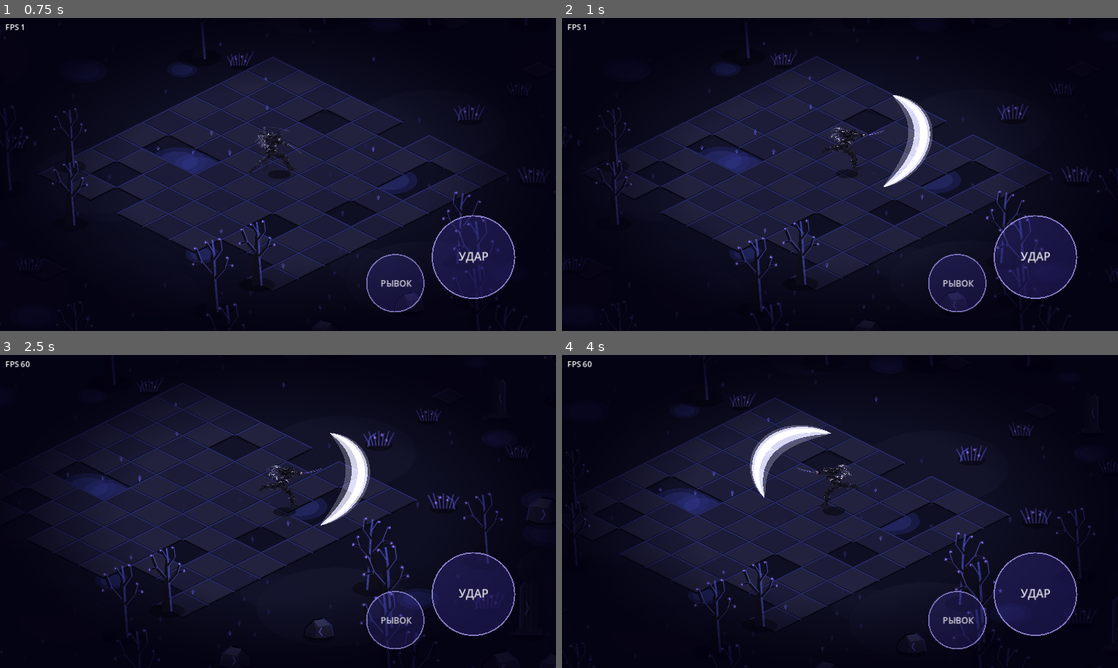
Above: before the commit, frames 1-4 (two rows, left to right).
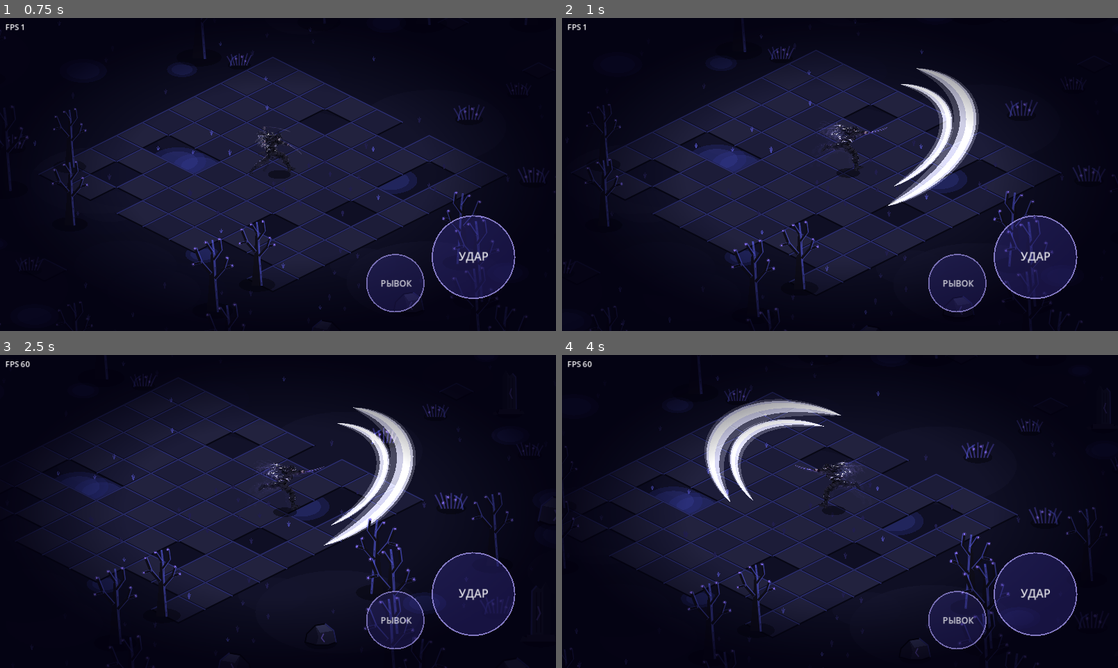
Above: after the commit, the same moments.

Repository: Masuku4129/Game
Game: Godot game, scene res://main.tscn
Two runs of this game, one before a commit and one after it. Both use one fixed random seed, a clock stepped at 60 frames per second and the inputs below.
Inputs (mouse positions are in pixels of both pictures, inside the frame that each line leads up to):
- Up to frame 1 (0.75 s): tap Enter at 0.5 s; move the mouse to (400, 158) at 0.52 s; hold D from 0.53 s (still down); tap J at 0.6 s; click (400, 158) at 0.67 s
- Up to frame 2 (1 s): keep holding D
- Up to frame 3 (2.5 s): release D at 1.25 s; drag from (166, 527) to (250, 574) at 1.27 s; move the mouse to (333, 442) at 2.02 s; hold D from 2.03 s (still down); tap J at 2.1 s
- Up to frame 4 (4 s): release D at 2.75 s; drag from (812, 574) to (673, 464) at 2.77 s; move the mouse to (1006, 558) at 3.52 s; hold A from 3.53 s (still down); tap J at 3.6 s

Frame 1 is identical in both runs. In frame 2, 11% of the frame differs, in the area x 0-100%, y 1-100%; in frame 3, 11%; in frame 4, 11%.

Commit message:
Wilds: огромные белые шлейфы, вихрь на третьем ударе, остаточные силуэты, наезд камеры
Co-Authored-By: Claude Sonnet 5.5 <noreply@anthropic.com>
Claude-Session: https://claude.ai/code/session_01XvKRdjkTEqndhwRATULBKN

Diff:
--- a/wilds/main.gd
+++ b/wilds/main.gd
@@ -167,8 +167,9 @@
 	asheet.save_png(dir + "/attack_sheet.png")
 
 	# полумесяцы: три удара x три вида
-	var fw := 420
-	var fh := 300
+	cam.zoom = Vector2(0.8, 0.8)
+	var fw := 640
+	var fh := 440
 	var fxs := Image.create(fw * 3, fh * 3, false, Image.FORMAT_RGBA8)
 	var vs := [0, 2, 6]
 	for r in 3:
@@ -183,6 +184,6 @@
 			await RenderingServer.frame_post_draw
 			var im3 := get_viewport().get_texture().get_image()
 			im3.convert(Image.FORMAT_RGBA8)
-			fxs.blit_rect(im3, Rect2i(im3.get_width() / 2 - fw / 2, im3.get_height() / 2 - 230, fw, fh), Vector2i(c * fw, r * fh))
+			fxs.blit_rect(im3, Rect2i(im3.get_width() / 2 - fw / 2, im3.get_height() / 2 - 300, fw, fh), Vector2i(c * fw, r * fh))
 	fxs.save_png(dir + "/slash_fx.png")
 	get_tree().quit()
--- a/wilds/player.gd
+++ b/wilds/player.gd
@@ -43,6 +43,8 @@
 var _hit_done := false
 var _hold := 0.0               # остановка кадра в момент удара
 var _shake := 0.0
+var _punch := 0.0
+var _ghost_t := 0.0
 var _dash_dir := Vector2.RIGHT
 var _spr: Sprite2D
 var _tex := {}
@@ -116,6 +118,9 @@
 	if cam:
 		_shake = move_toward(_shake, 0.0, delta * 60.0)
 		cam.offset = Vector2(randf_range(-1.0, 1.0), randf_range(-1.0, 1.0)) * _shake
+		if not debug:
+			_punch = move_toward(_punch, 0.0, delta * 4.0)
+			cam.zoom = Vector2.ONE * (1.0 + _punch * 0.07)
 	queue_redraw()
 
 
@@ -197,12 +202,17 @@
 	var key: Array = ATK.DATA[SECTORS[_sector][0]]["key"]
 	if f >= key[2] and f <= key[5]:
 		velocity = _aim_vec(_sector) * 300.0
+		_ghost_t -= delta
+		if _ghost_t <= 0.0:
+			_ghost_t = 0.035
+			_ghost()
 		move_and_slide()
 		_clamp_world()
 	if not _hit_done and f >= key[4]:
 		_hit_done = true
 		_hold = 0.07
-		_shake = 7.0
+		_shake = 9.0
+		_punch = 1.0
 	if not _vfx_done and f >= key[3]:
 		_vfx_done = true
 		_spawn_slash(_combo)
@@ -235,21 +245,53 @@
 		_moving = false
 
 
+func _fx(rx: float, ry: float, rot: float, a0: float, a1: float, wm: float, dl: float, hold: float, off: Vector2) -> void:
+	var s = preload("res://slash_fx.gd").new()
+	s.rx = rx
+	s.ry = ry
+	s.rot = rot
+	s.a0 = a0
+	s.a1 = a1
+	s.wmul = wm
+	s.delay = dl
+	s.hold = hold
+	s.position = off
+	add_child(s)
+
+
 func _spawn_slash(combo: int, hold := -1.0) -> void:
-	var s = preload("res://slash_fx.gd").new()
 	var th := _sector * PI / 4.0
-	var sgn := 1.0 if combo != 1 else -1.0
-	s.a0 = th - 1.5 * sgn
-	s.a1 = th + 1.5 * sgn
-	s.rot = [-0.35, 0.35, 0.0][combo] * (-1.0 if cos(th) < -0.1 else 1.0)
-	if combo == 2:
-		s.rx = 115.0
-		s.ry = 160.0
-		s.a0 = th - 1.4 * sgn - PI * 0.5
-		s.a1 = th + 0.9 * sgn - PI * 0.5
-	s.hold = hold
-	s.position = Vector2(cos(th) * 34.0, sin(th) * 24.0 - 70.0)
-	add_child(s)
+	var fl := -1.0 if cos(th) < -0.1 else 1.0
+	var fwd := Vector2(cos(th) * 40.0, sin(th) * 28.0 - 70.0)
+	var body := Vector2(0.0, -70.0)
+	match combo:
+		0:
+			_fx(240.0, 150.0, -0.35 * fl, th - 1.6, th + 1.6, 1.0, 0.0, hold, fwd)
+			_fx(190.0, 115.0, -0.35 * fl, th - 1.5, th + 1.5, 0.55, 0.03, hold, fwd)
+		1:
+			_fx(250.0, 160.0, 0.35 * fl, th + 1.6, th - 1.6, 1.0, 0.0, hold, fwd)
+			_fx(195.0, 120.0, 0.35 * fl, th + 1.5, th - 1.5, 0.55, 0.03, hold, fwd)
+		_:
+			# вихрь вокруг тела и большая вертикальная дуга
+			_fx(165.0, 115.0, 0.0, th - 1.2, th - 1.2 + TAU * 1.1, 1.2, 0.0, hold, body)
+			_fx(130.0, 230.0, 0.0, th - 2.4, th - 0.5, 1.0, 0.07, hold, fwd)
+
+
+func _ghost() -> void:
+	var g := Sprite2D.new()
+	g.texture = _spr.texture
+	g.centered = false
+	g.offset = _spr.offset
+	g.scale = _spr.scale
+	g.position = position
+	g.modulate = Color(0.75, 0.65, 1.0, 0.45)
+	var m := CanvasItemMaterial.new()
+	m.blend_mode = CanvasItemMaterial.BLEND_MODE_ADD
+	g.material = m
+	get_parent().add_child(g)
+	var tw := g.create_tween()
+	tw.tween_property(g, "modulate:a", 0.0, 0.2)
+	tw.tween_callback(g.queue_free)
 
 
 # ---------------------------------------------------------------- отображение
--- a/wilds/slash_fx.gd
+++ b/wilds/slash_fx.gd
@@ -7,11 +7,15 @@
 var a1 := 1.4
 var dur := 0.16
 var fade := 0.16
+var wmul := 1.0       # толщина
+var delay := 0.0
 var hold := -1.0      # >=0: заморозить на этом прогрессе (для кадров предпросмотра)
 var _t := 0.0
 
 
+
 func _ready() -> void:
+	_t = -delay
 	var m := CanvasItemMaterial.new()
 	m.blend_mode = CanvasItemMaterial.BLEND_MODE_ADD
 	material = m
@@ -30,6 +34,8 @@
 
 
 func _draw() -> void:
+	if _t < 0.0 and hold < 0.0:
+		return
 	var p: float
 	var alpha := 1.0
 	var tail_p := 0.0
@@ -62,7 +68,7 @@
 			var u := float(i) / n
 			var pos := _pt(lerpf(tail, head, u))
 			var lw: float = L[0]
-			var w: float = pow(sin(PI * u), 0.75) * 34.0 * lw
+			var w: float = pow(sin(PI * u), 0.75) * 34.0 * wmul * lw
 			var nrm := pos.normalized()
 			outer.append(pos + nrm * w * 0.30)
 			inner.append(pos - nrm * w * 0.70)
